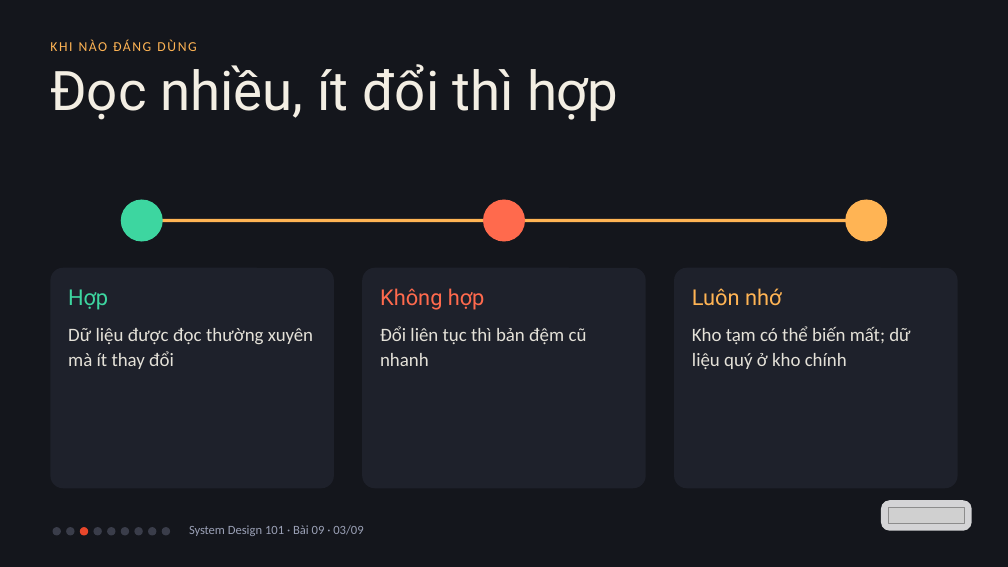
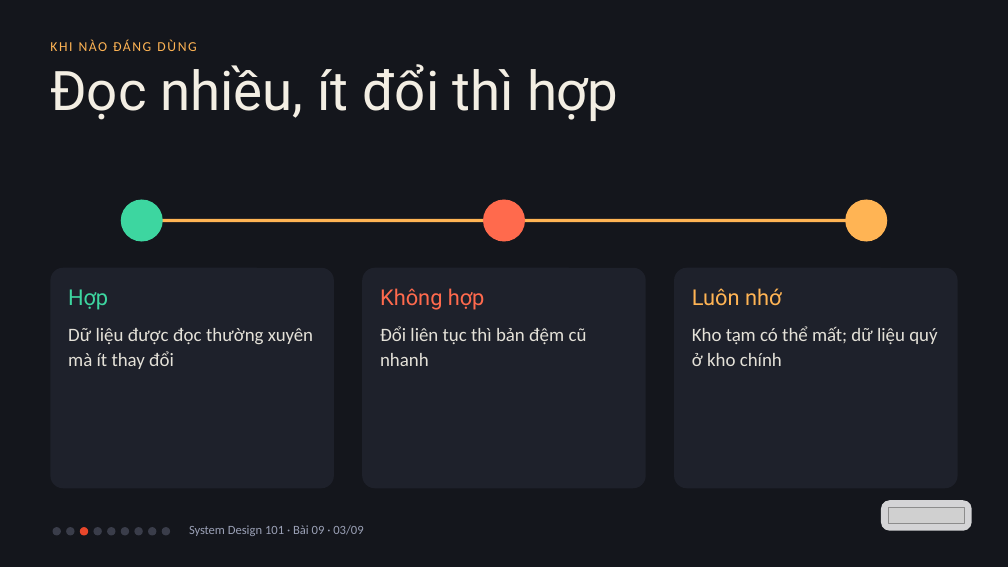
Before and after one commit to vohoailinh90/tool-marketing-studio, a slide deck: slide 3 of system-design-101/vi/lessons/sd-06-009/slides/sd-06-009.pptx. Drawn at 1008x567 pixels with LibreOffice and Linux fonts; fonts in the diff are those of the drawing; grey boxes stand for pictures. Boxes give left, top, right and bottom in pixels: in the first picture for what was removed or moved away, otherwise in the second. Text is boxed around its words. In the diff, an @@ line names an element or a change of style, - is before the commit and + after.

```diff
--- a/system-design-101/vi/lessons/sd-06-009/slides/sd-06-009.pptx
+++ b/system-design-101/vi/lessons/sd-06-009/slides/sd-06-009.pptx
@@ text at bbox=[692, 326, 937, 366]: text changed @@
-Kho tạm có thể biến mất; dữ liệu quý ở kho chính
+Kho tạm có thể mất; dữ liệu quý ở kho chính
```
Also in this commit, not shown: 1 other slide changed, 3 other files.
